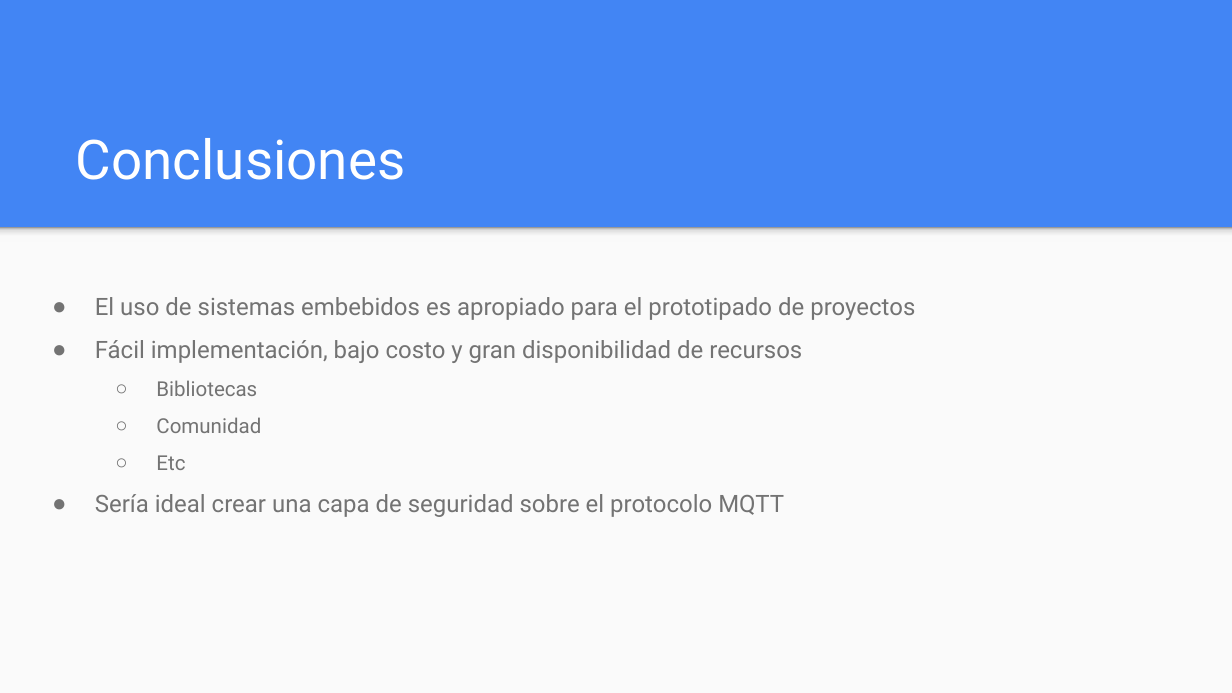
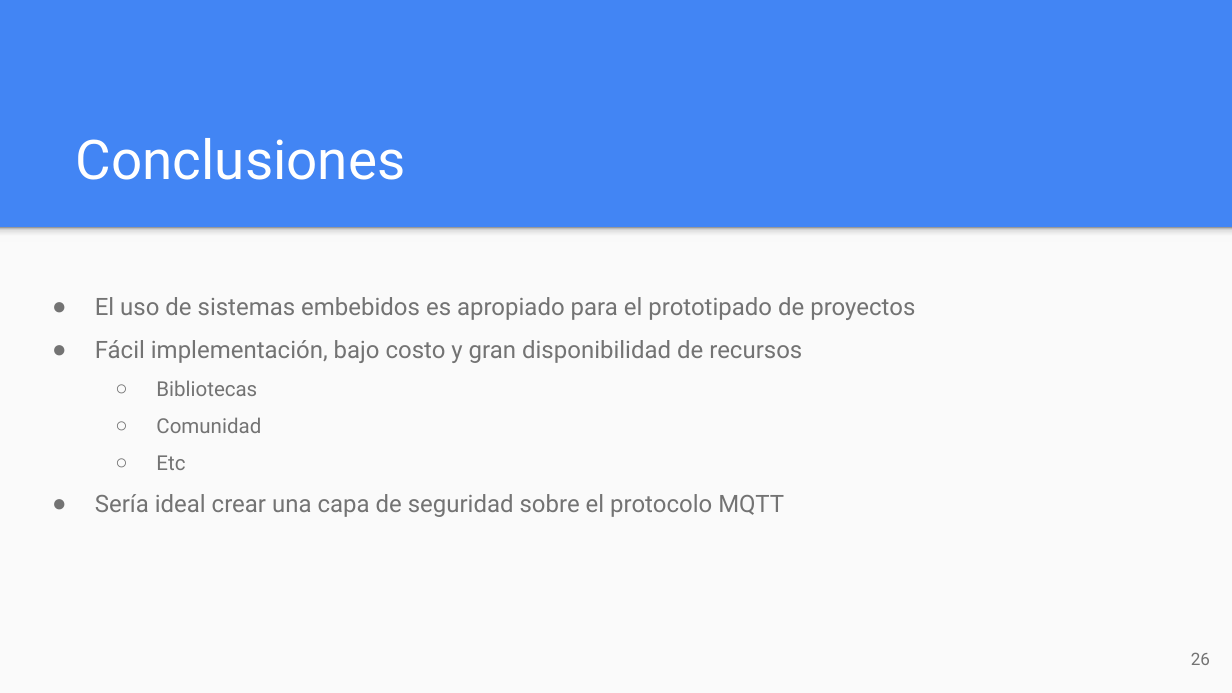
Before and after one commit to juandpenan/SistemasEmbebidos, a slide deck: slide 26 of Presentacion.pptx (slide 21 before the commit). Drawn at 1232x693 pixels with LibreOffice and Linux fonts; fonts in the diff are those of the drawing. Boxes give left, top, right and bottom in pixels: in the first picture for what was removed or moved away, otherwise in the second. Text is boxed around its words. In the diff, an @@ line names an element or a change of style, - is before the commit and + after.

```diff
--- a/Presentacion.pptx
+++ b/Presentacion.pptx
@@ page number added at <box>1191,652,1210,665</box>, 10 pt, text #737373 @@
+26
```
Also in this commit, not shown: 18 other slides changed, 6 slides added, 1 slide removed, 2 other files.
